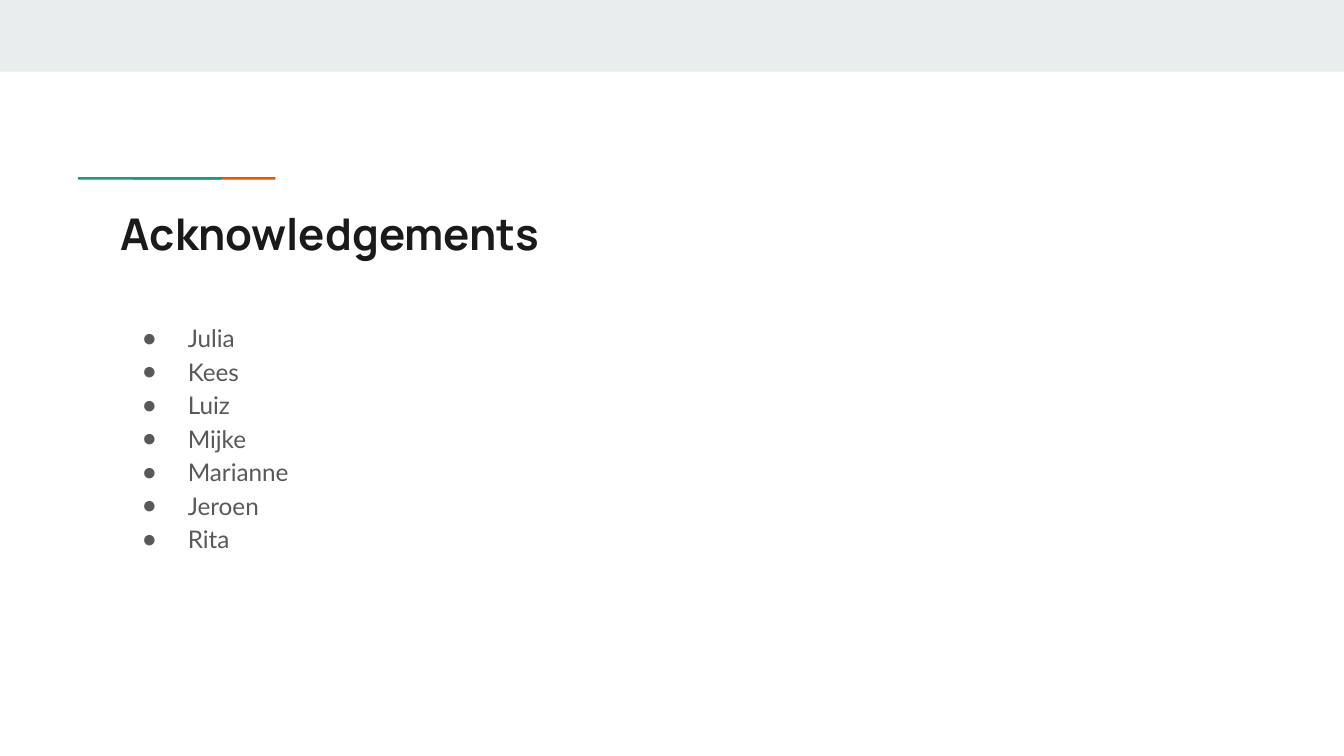
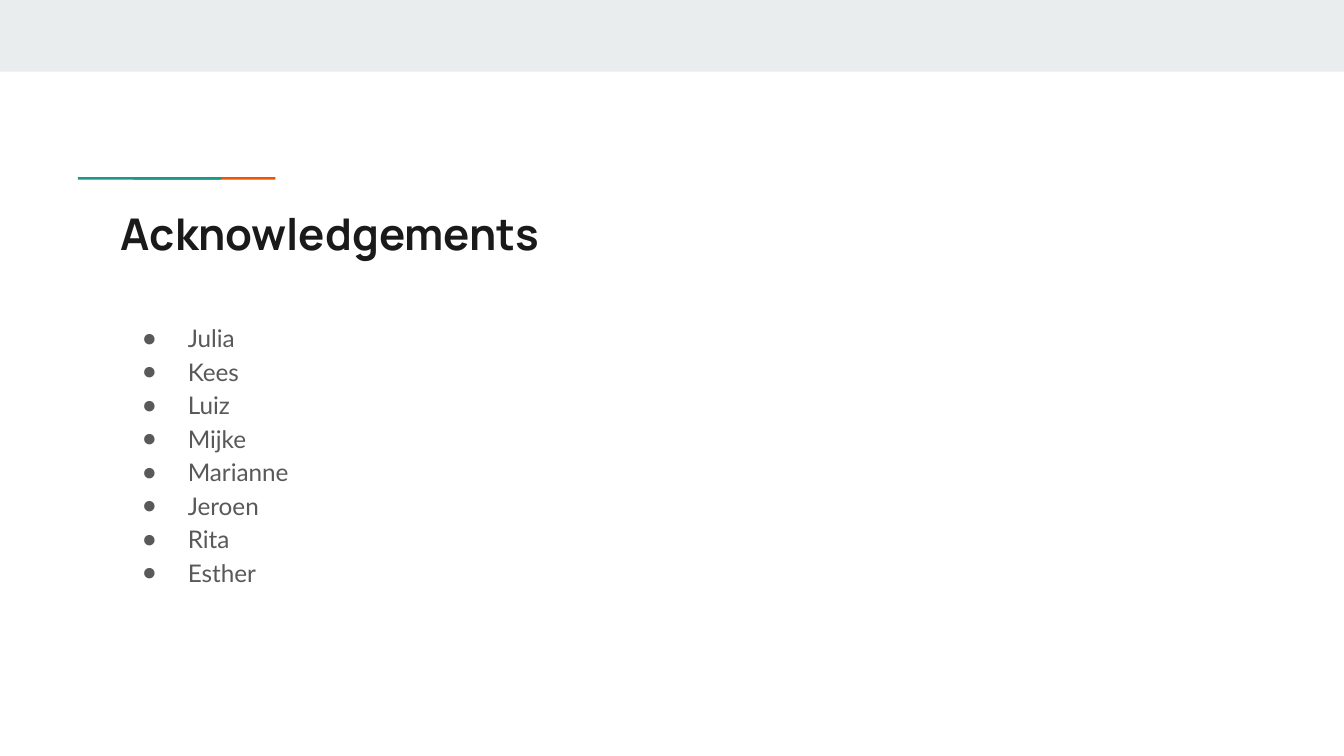
Before and after one commit to Health-RI/health-ri-metadata, a slide deck: slide 23 of Presentations/[DRAFT]HRI_Metadata_Schema_ImagingGroup_KickOff.pptx (slide 24 before the commit). Drawn at 1344x756 pixels with LibreOffice and Linux fonts; fonts in the diff are those of the drawing. Boxes give left, top, right and bottom in pixels: in the first picture for what was removed or moved away, otherwise in the second. Text is boxed around its words. In the diff, an @@ line names an element or a change of style, - is before the commit and + after.

```diff
--- a/Presentations/[DRAFT]HRI_Metadata_Schema_ImagingGroup_KickOff.pptx
+++ b/Presentations/[DRAFT]HRI_Metadata_Schema_ImagingGroup_KickOff.pptx
@@ text at (188, 564, 256, 582): paragraph added @@
+● Esther
```
Also in this commit, not shown: 4 other slides changed.
